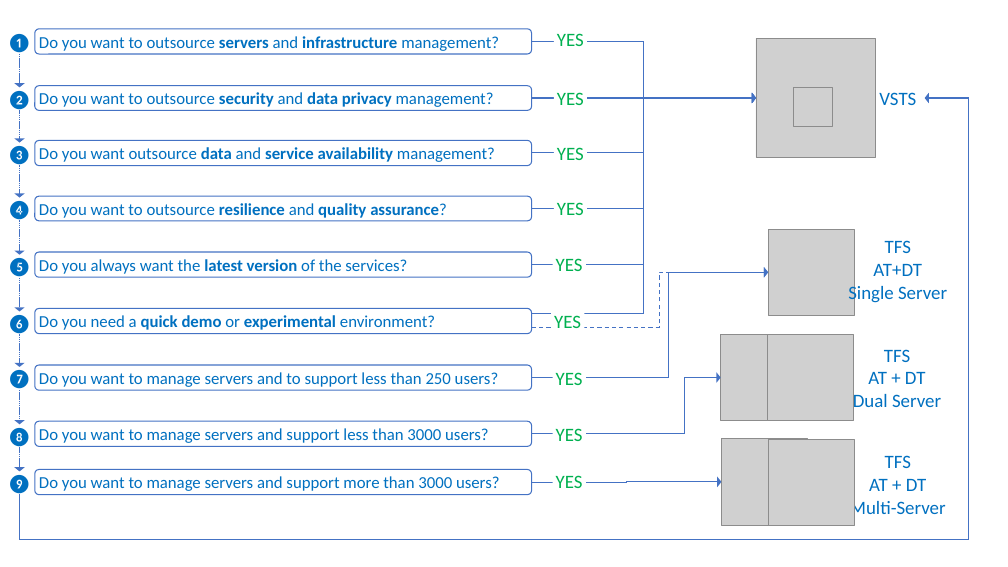
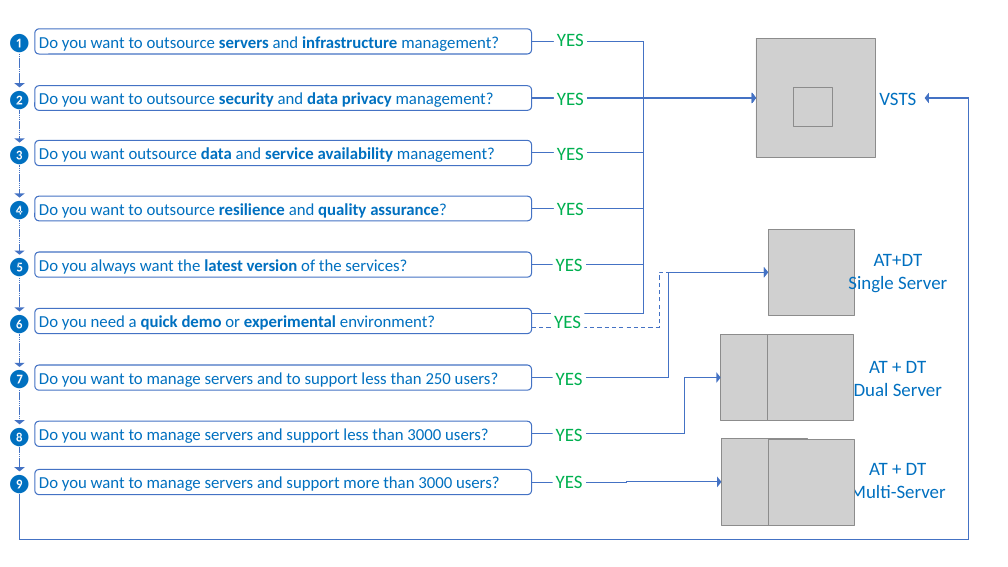
Before and after one commit to ALM-Rangers/Guidance, a slide deck: slide 4 of src/Planning/Illustrations.pptx. Drawn at 1008x567 pixels with LibreOffice and Linux fonts; fonts in the diff are those of the drawing; grey boxes stand for pictures. Boxes give left, top, right and bottom in pixels: in the first picture for what was removed or moved away, otherwise in the second. Text is boxed around its words. In the diff, an @@ line names an element or a change of style, - is before the commit and + after.

```diff
--- a/src/Planning/Illustrations.pptx
+++ b/src/Planning/Illustrations.pptx
@@ text "AT+DT": place and size @@
-text "AT+DT" at <box>848,240,947,304</box>
+text "AT+DT" at <box>848,254,947,294</box>
@@ text at <box>885,240,911,253</box>: paragraph removed @@
-TFS
@@ text "AT + DT": place and size @@
-text "AT + DT" at <box>853,349,941,412</box>
+text "AT + DT" at <box>854,361,942,396</box>
@@ text at <box>884,349,910,362</box>: paragraph removed @@
-TFS
@@ text "AT + DT": place and size @@
-text "AT + DT" at <box>850,455,946,519</box>
+text "AT + DT" at <box>850,463,946,503</box>
@@ text at <box>885,455,911,468</box>: paragraph removed @@
-TFS
```
Also in this commit, not shown: 10 other files.
